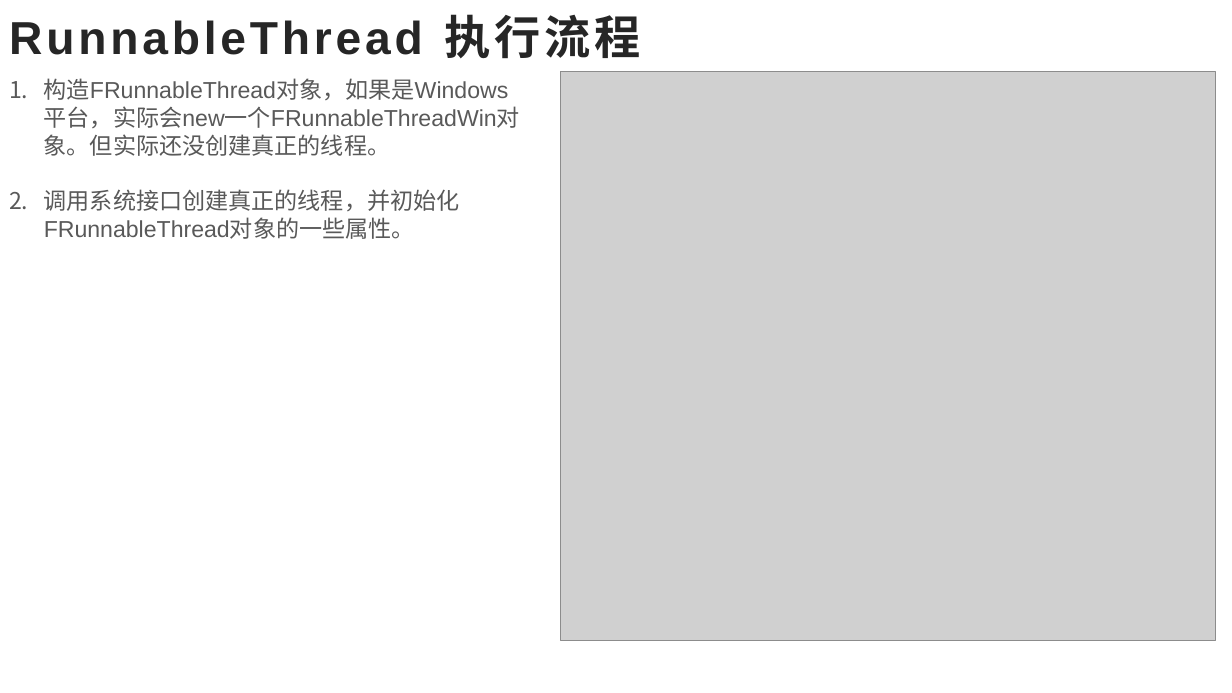
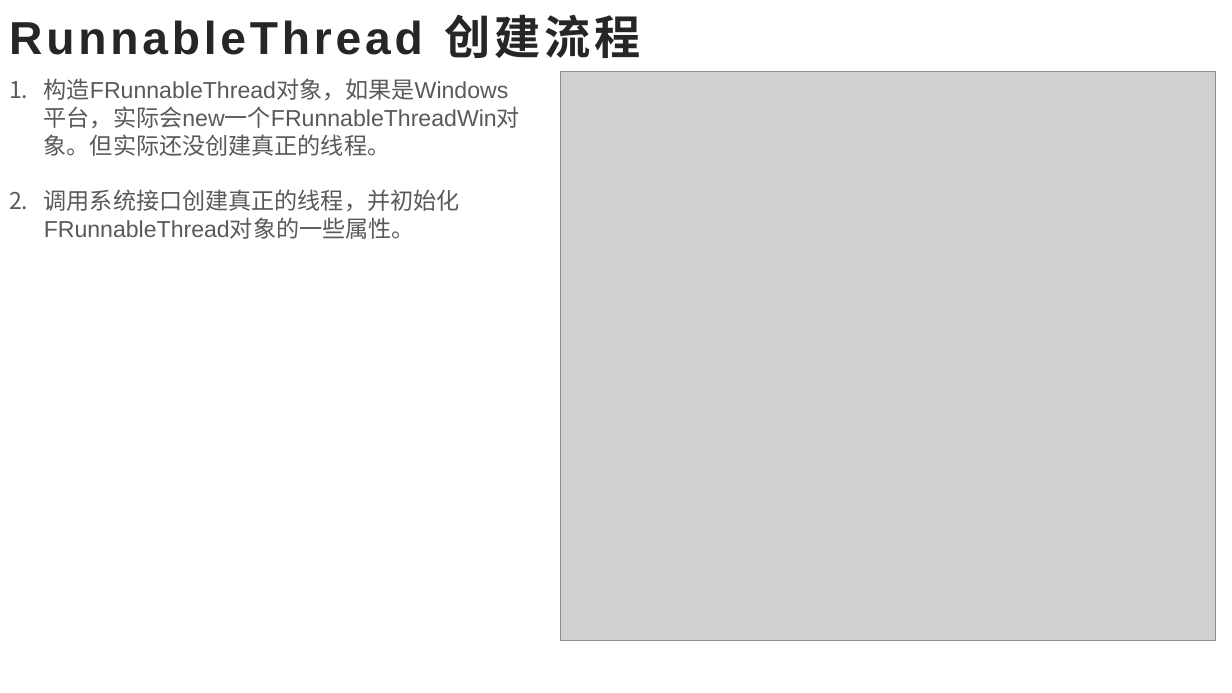
Before and after one commit to ZLam/LearnUE4, a slide deck: slide 7 of MultiThread/PPT/UE4_多线程.pptx. Drawn at 1232x693 pixels with LibreOffice and Linux fonts; fonts in the diff are those of the drawing; grey boxes stand for pictures. Boxes give left, top, right and bottom in pixels: in the first picture for what was removed or moved away, otherwise in the second. Text is boxed around its words. In the diff, an @@ line names an element or a change of style, - is before the commit and + after.

```diff
--- a/MultiThread/PPT/UE4_多线程.pptx
+++ b/MultiThread/PPT/UE4_多线程.pptx
@@ title at (x1=9, y1=14, x2=640, y2=58): text changed @@
-RunnableThread 执行流程
+RunnableThread 创建流程
```
Also in this commit, not shown: 14 other slides changed, 1 slide added, 1 slide removed, 1 other file.
